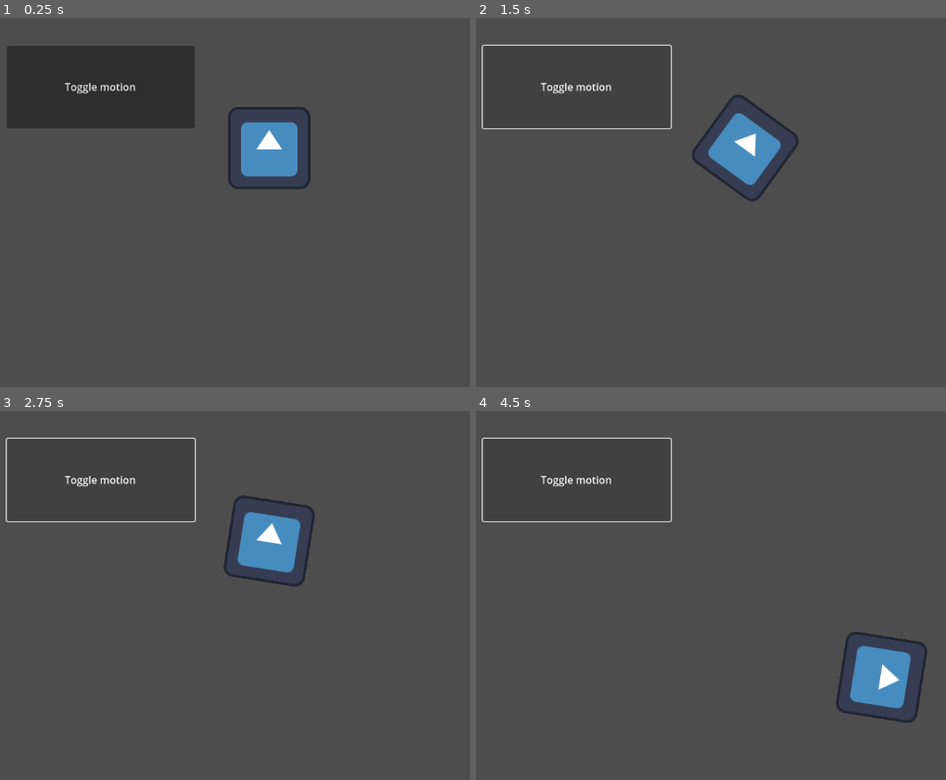
Above: before the commit, frames 1-4 (two rows, left to right).
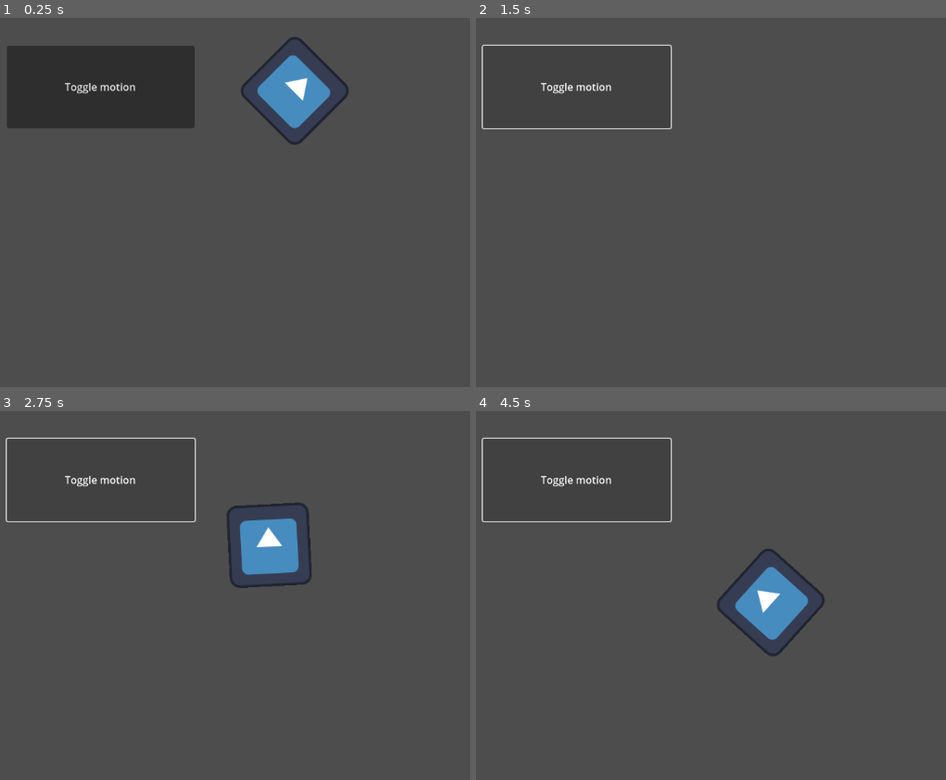
Above: after the commit, the same moments.

Repository: himanushi/godot-test
Game: Godot game, scene res://node_2d.tscn
The game is run twice, just before and just after one commit, with the same random seed, the same clock (stepped at 60 frames per second) and the same inputs. The project has no main scene, so this scene is started directly. The engine's default icon, where the game draws it, is replaced by a stand-in: a white triangle on a blue panel in a dark square.
Inputs:
- Up to frame 1 (0.25 s): no input
- Up to frame 2 (1.5 s): click "Toggle motion" at 0.5 s; tap Enter at 1.25 s; hold Right (ui_right) from 1.28 s (still down)
- Up to frame 3 (2.75 s): release Right (ui_right) at 2.03 s; hold Left (ui_left) from 2.03 s (still down)
- Up to frame 4 (4.5 s): release Left (ui_left) at 2.78 s; hold Right (ui_right) 2.78-3.53 s; hold Up (ui_up) 3.53-4.28 s; hold Left (ui_left) from 4.28 s (still down)

The runs differ from the first frame. In frame 1, 4.4% of the frame differs, in the area x 48-75%, y 5-47%; in frame 2, 2.3%; in frame 3, 1.3%; in frame 4, 4.6%, in the area x 51-97%, y 37-85%.

Commit message:
fix: sprite_2d.gd

Diff:
--- a/gdscript/sprite_2d.gd
+++ b/gdscript/sprite_2d.gd
@@ -3,19 +3,20 @@
 var speed = 400
 var angular_speed = PI
 
+func _ready():
+	var timer = get_node("Timer")
+	timer.timeout.connect(_on_timer_timeout)
+
 func _init():
 	print("Hello, world!")
 
 func _process(delta):
-	var direction = 0
-	if Input.is_action_pressed("ui_left"):
-		direction = -1
-	if Input.is_action_pressed("ui_right"):
-		direction = 1
+	rotation += angular_speed * delta
+	var velocity = Vector2.UP.rotated(rotation) * speed
+	position += velocity * delta
 
-	rotation += angular_speed * direction * delta
+func _on_button_pressed():
+	set_process(not is_processing())
 
-	var velocity = Vector2.ZERO
-	if Input.is_action_pressed("ui_up"):
-		velocity = Vector2.UP.rotated(rotation) * speed
-	position += velocity * delta
+func _on_timer_timeout():
+	visible = not visible
